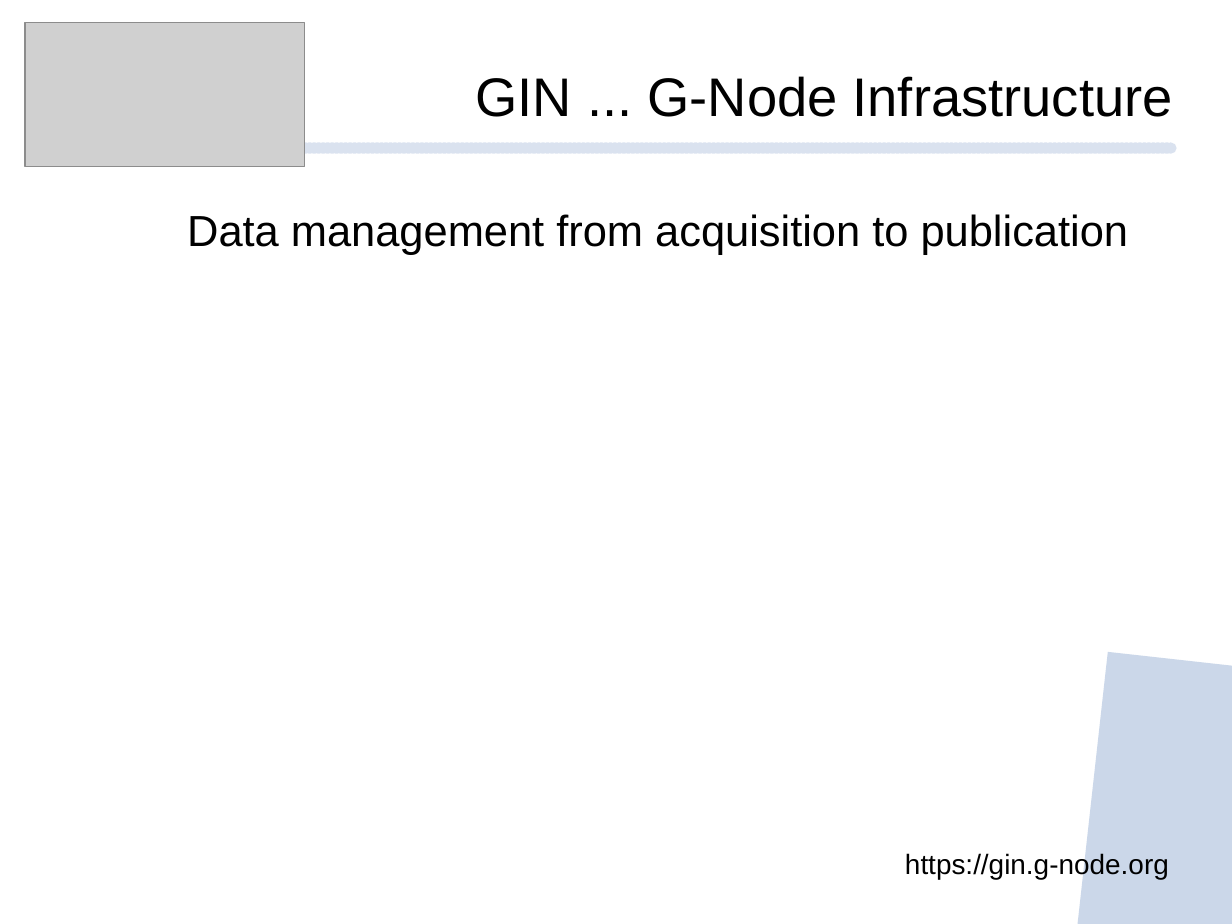
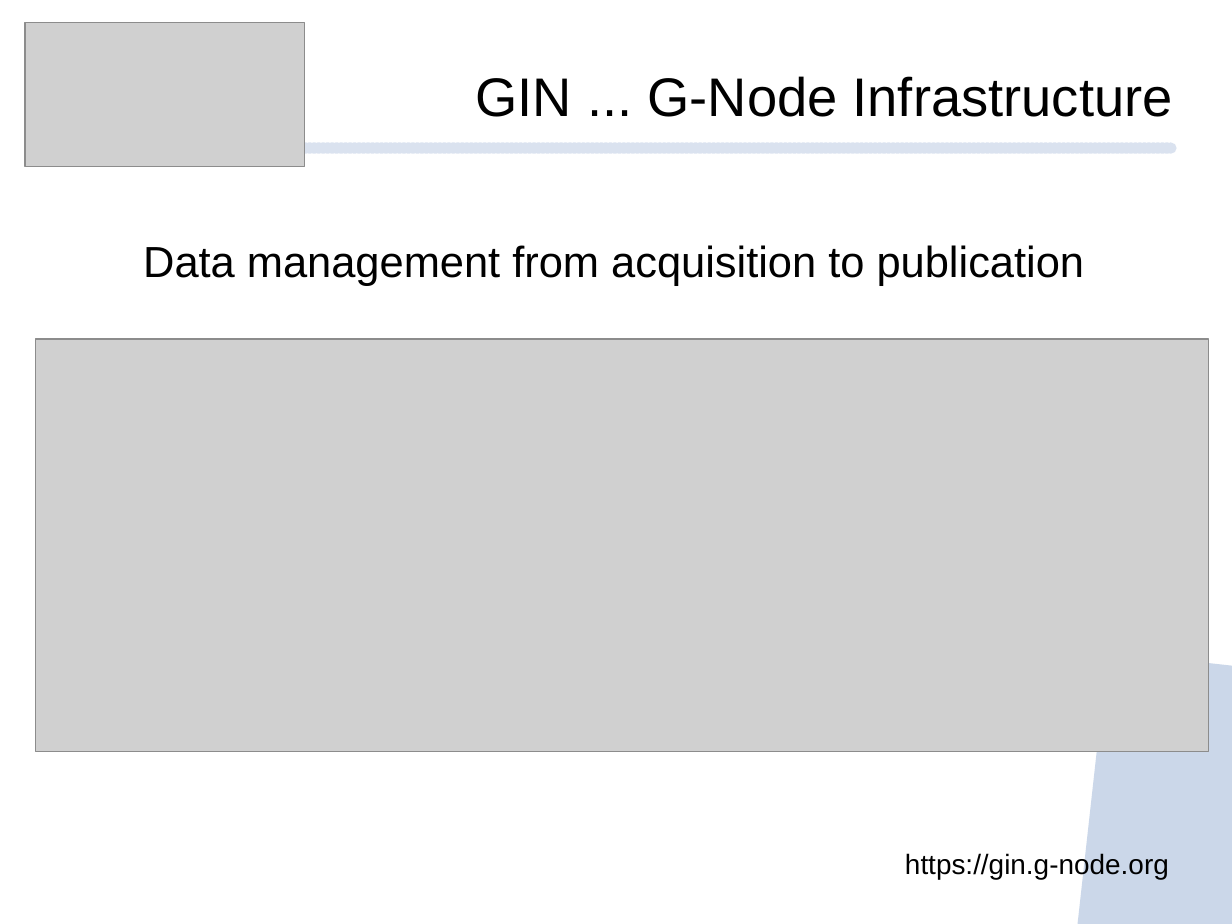
Before and after one commit to mpsonntag/prespost, a slide deck: slide 2 of 202009_BCCN_online/202009_BCCN_Online_conference.odp (slide 3 before the commit). Drawn at 1232x924 pixels with LibreOffice and Linux fonts; fonts in the diff are those of the drawing; grey boxes stand for pictures; background and template pictures are left out. Boxes give left, top, right and bottom in pixels: in the first picture for what was removed or moved away, otherwise in the second. Text is boxed around its words. In the diff, an @@ line names an element or a change of style, - is before the commit and + after.

```diff
--- a/202009_BCCN_online/202009_BCCN_Online_conference.odp
+++ b/202009_BCCN_online/202009_BCCN_Online_conference.odp
@@ text "Data management from acquisition to ...": place and size @@
-text "Data management from acquisition to ..." at (187, 214, 1129, 255)
+text "Data management from acquisition to ..." at (143, 245, 1085, 286)
@@ picture added at (35, 339, 1209, 751) @@
```
Also in this commit, not shown: 4 other slides changed.
